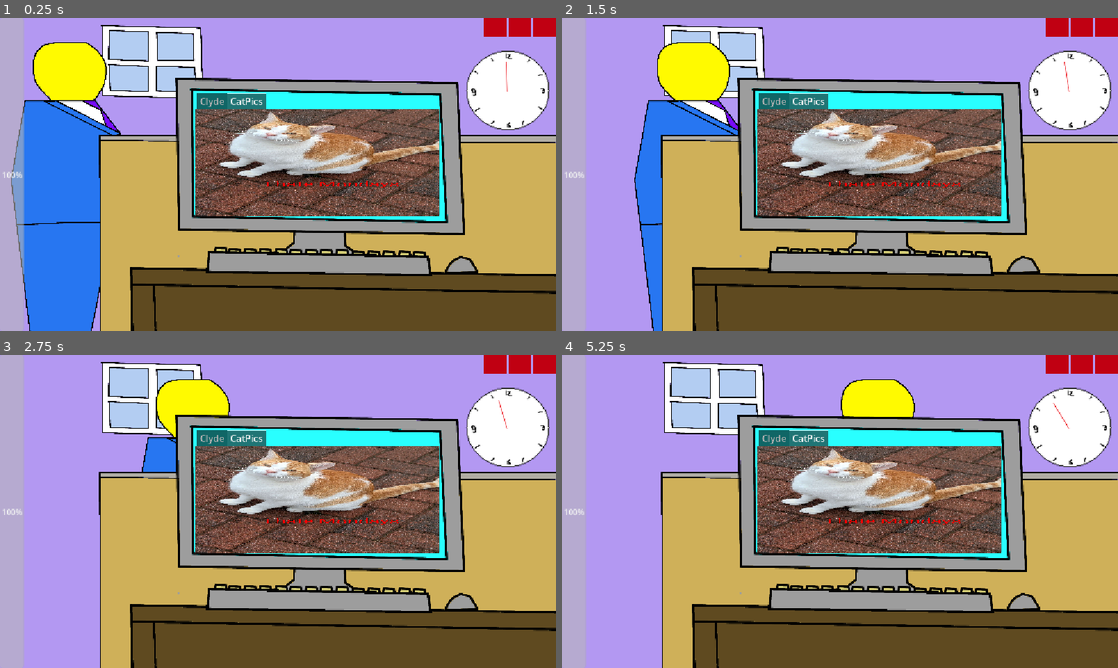
Above: before the commit, frames 1-4 (two rows, left to right).
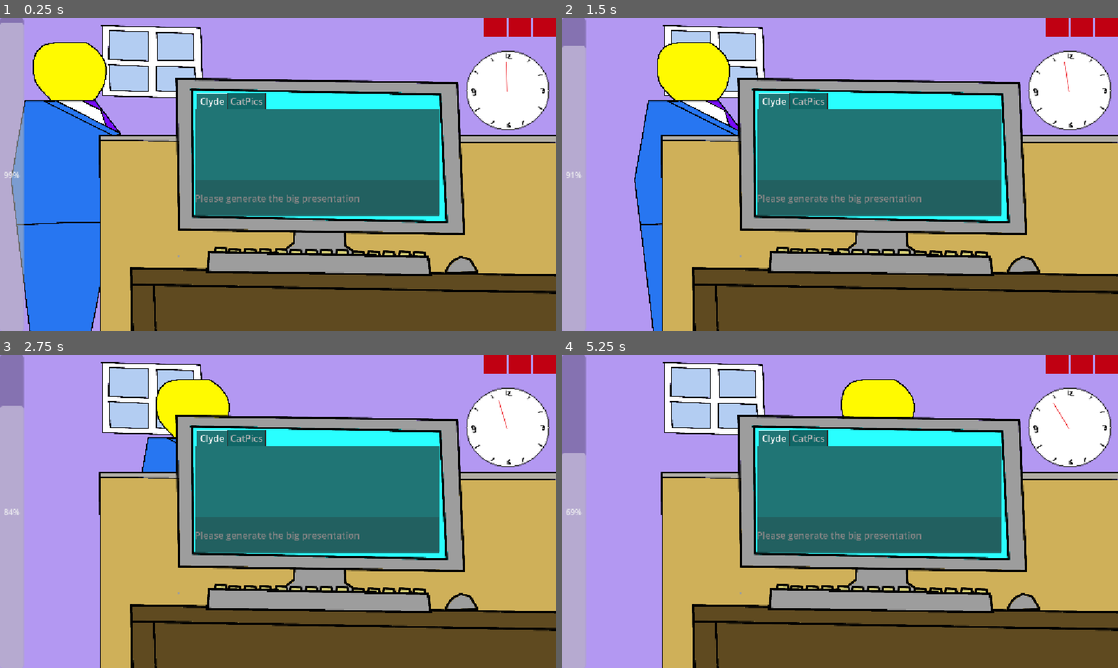
Above: after the commit, the same moments.

Repository: natleahh/gmtk-jam-2026
Game: Godot game, scene res://prototypes/ADHDHell/main.tscn
The game is run twice, just before and just after one commit, with the same random seed, the same clock (stepped at 60 frames per second) and the same inputs.
Inputs (mouse positions are in pixels of both pictures, inside the frame that each line leads up to):
- Up to frame 1 (0.25 s): no input
- Up to frame 2 (1.5 s): move the mouse to (962, 158) at 0.52 s; move the mouse to (728, 190) at 1.27 s
- Up to frame 3 (2.75 s): move the mouse to (333, 442) at 2.02 s
- Up to frame 4 (5.25 s): move the mouse to (812, 574) at 2.77 s; move the mouse to (1006, 558) at 3.52 s; move the mouse to (673, 464) at 4.27 s; move the mouse to (867, 511) at 5.02 s

The runs differ from the first frame. In frame 1, 15% of the frame differs, in the area x 0-79%, y 0-64%; in frame 2, 16%; in frame 3, 16%; in frame 4, 17%.

Commit message:
Another fix

Diff:
--- a/prototypes/ADHDHell/computer/computer.tscn
+++ b/prototypes/ADHDHell/computer/computer.tscn
@@ -36,16 +36,16 @@
 grow_horizontal = 2
 grow_vertical = 2
 theme_override_font_sizes/font_size = 32
-current_tab = 1
+current_tab = 0
 script = ExtResource("2_vmi4j")
 clyde = NodePath("Clyde")
 
 [node name="Clyde" parent="Control/ComputerTabs" unique_id=668862452 instance=ExtResource("3_vmi4j")]
-visible = false
 layout_mode = 2
 success_scaling = 2.2
 
 [node name="CatPics" type="TextureRect" parent="Control/ComputerTabs" unique_id=755751438]
+visible = false
 layout_mode = 2
 texture = ExtResource("4_odhl5")
 expand_mode = 1
--- a/prototypes/ADHDHell/computer/computer_tabs.gd
+++ b/prototypes/ADHDHell/computer/computer_tabs.gd
@@ -8,8 +8,8 @@
 
 # Called when the node enters the scene tree for the first time.
 func _ready() -> void:
-	set_tab_focus(1) # Replace with function body.
-	BehaviourTrackerSystem._good_behaviour = false
+	set_tab_focus(0) # Replace with function body.
+	BehaviourTrackerSystem._good_behaviour = true
 
 
 
